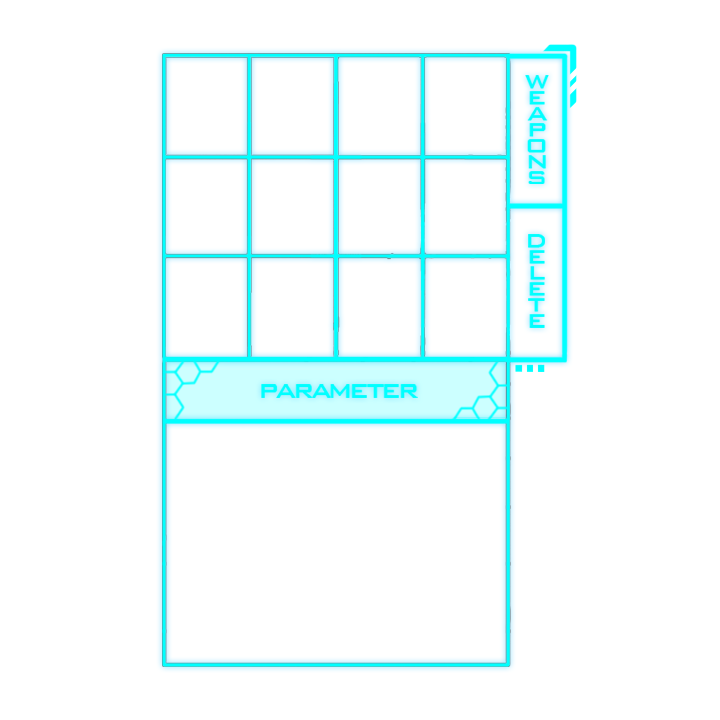
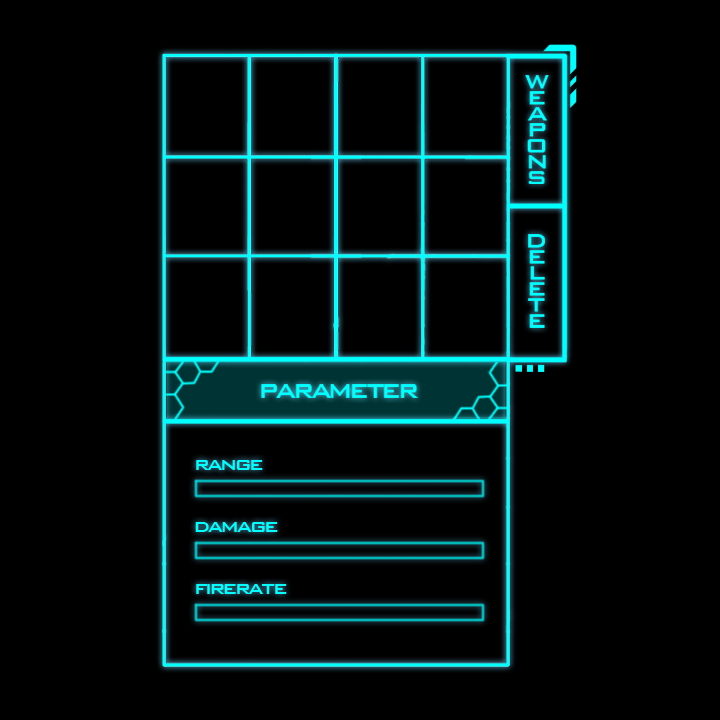
Layer changes from the first w=720, h=720 image to the second:
added group "パラメーター" with 3 layers above "RocketTurret" over [189, 384, 486, 623]
added layer "パラメーターバー" (86%) in group "パラメーター" over [193, 478, 486, 623]
moved "parameter" into group "パラメーター" over [261, 384, 418, 398]
added layer "firerate" in group "パラメーター" over [189, 454, 292, 600]
showed "背景" over [0, 0, 720, 720]
